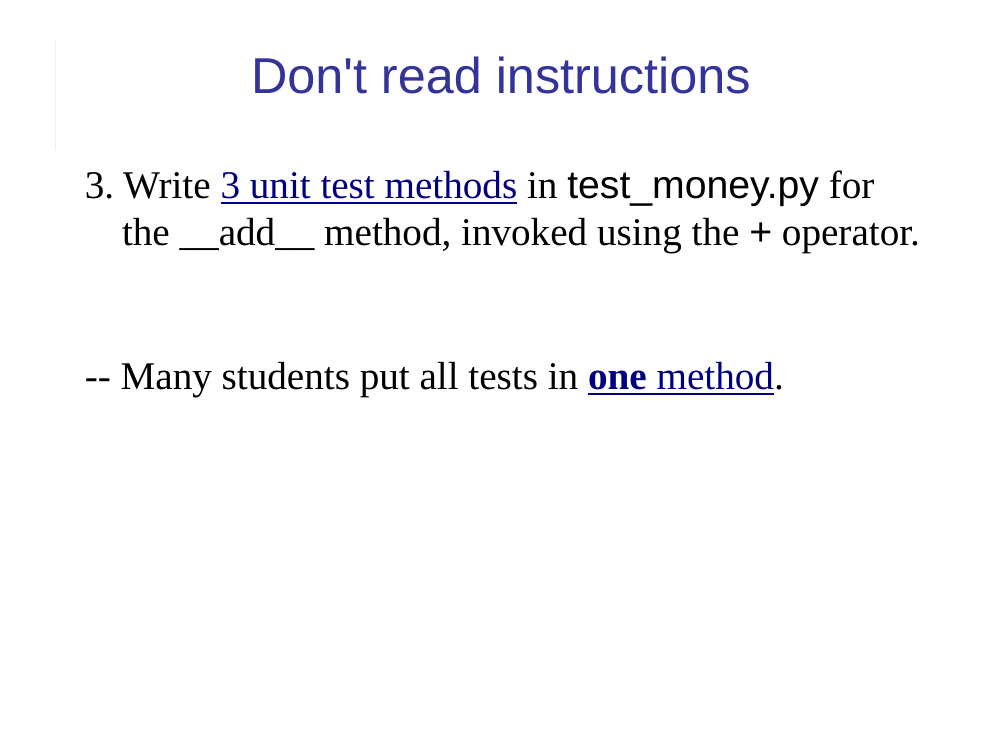
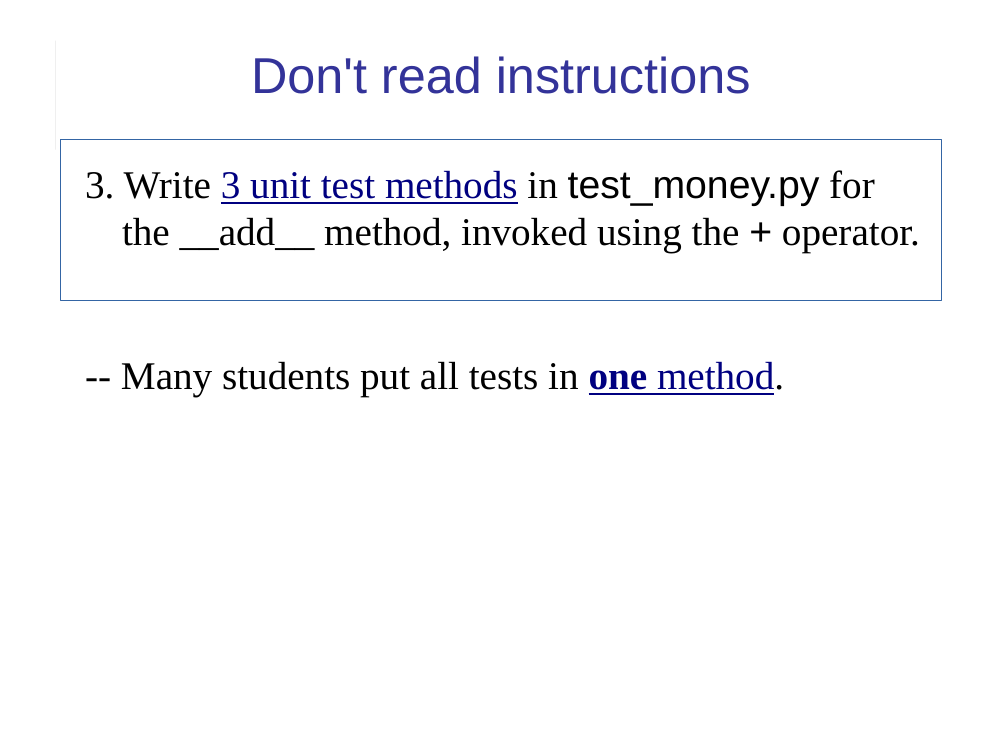
Before and after one commit to cpske/ISP, a slide deck: slide 6 of assignment/feedback/Quiz1-feedback.ppt. Drawn at 1008x756 pixels with LibreOffice and Linux fonts; fonts in the diff are those of the drawing. Boxes give left, top, right and bottom in pixels: in the first picture for what was removed or moved away, otherwise in the second. Text is boxed around its words. In the diff, an @@ line names an element or a change of style, - is before the commit and + after.

```diff
--- a/assignment/feedback/Quiz1-feedback.ppt
+++ b/assignment/feedback/Quiz1-feedback.ppt
@@ rectangle added at [60, 139, 941, 300], outline #3465A4 0.74 pt @@
```
Also in this commit, not shown: 6 other slides changed, 2 slides added, 4 other files.
